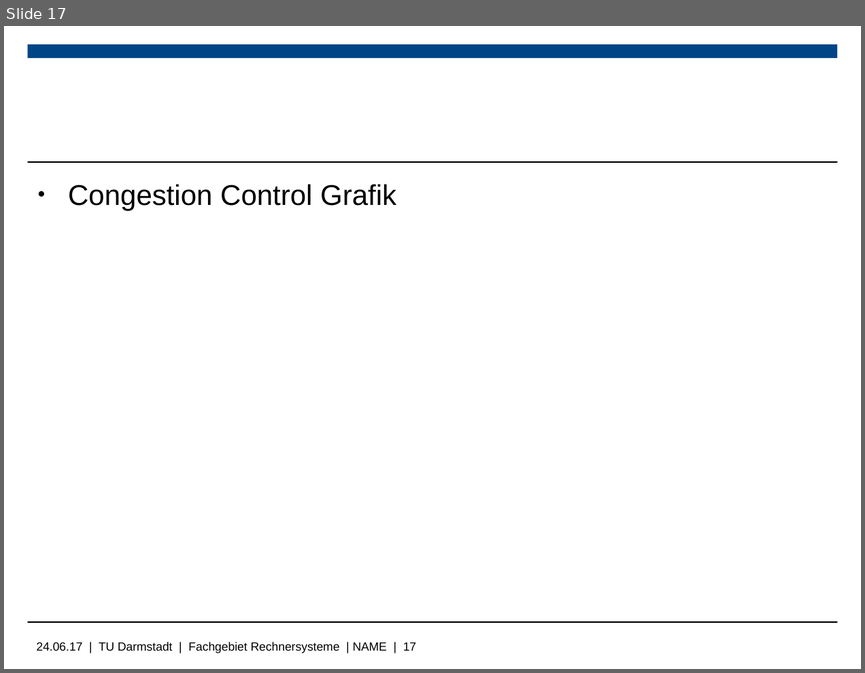
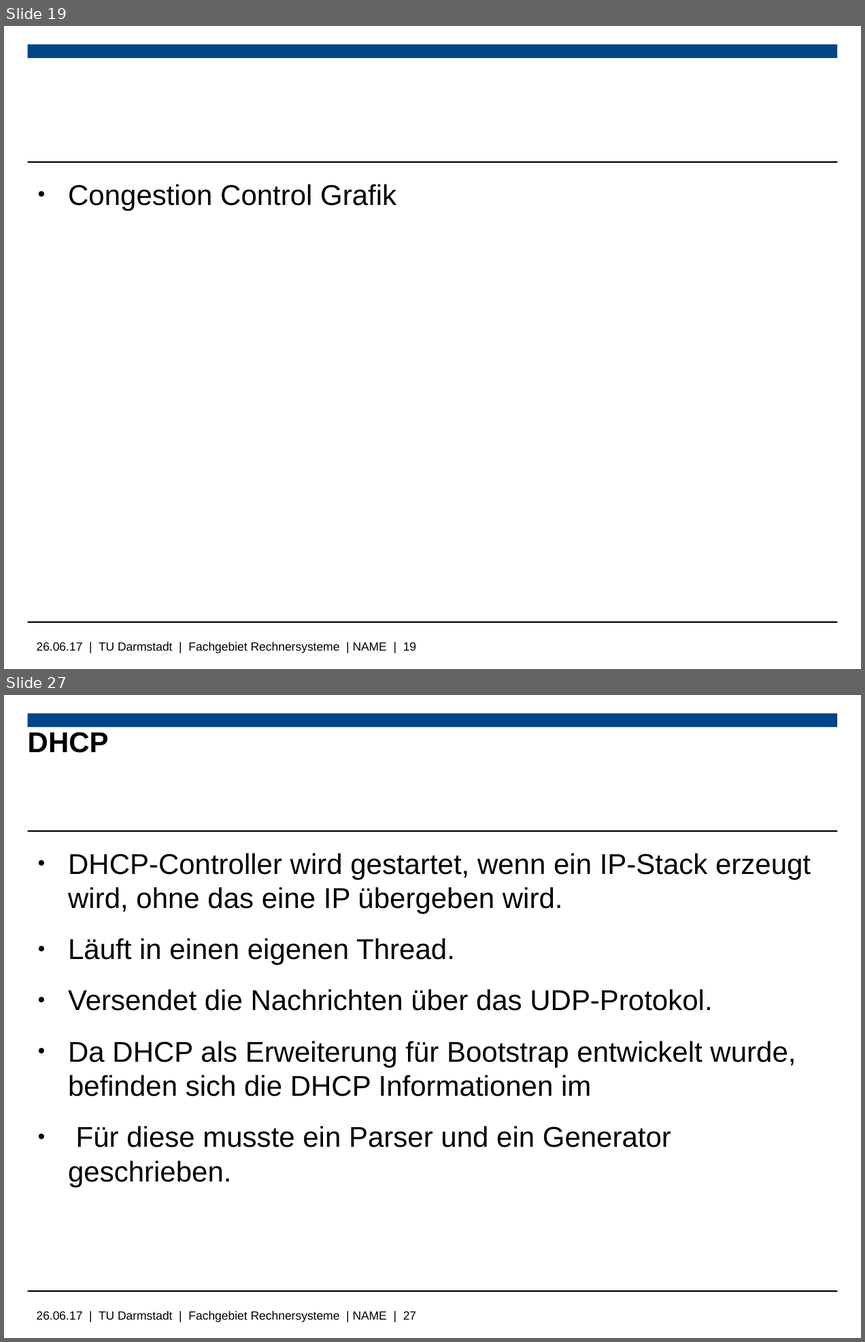
Before and after one commit to Wiero/Bachelorarbeit, a slide deck: Bachelorpräsenation.odp. Shown one above the other, each under a label of ours: slide 17 before the commit, slides 19 and 27 after it; the slides between them are not shown. The pictures are 865x673 and 865x1342 pixels, drawn with LibreOffice and Linux fonts; fonts in the diff are those of the drawing; background and template pictures are left out. Boxes give left, top, right and bottom in pixels: in the first picture for what was removed or moved away, otherwise in the second. Text is boxed around its words. In the diff, an @@ line names an element or a change of style, - is before the commit and + after.

```diff
--- a/Bachelorpräsenation.odp
+++ b/Bachelorpräsenation.odp
@@ slide 27 added at <box>4,695,861,1338</box>, background #FFFFFF; not listed: 4 template elements that a slide beside it also shows @@
@@ title added at <box>28,732,109,753</box>, 24 pt, text #000000, bold @@
+DHCP
@@ text added at <box>68,853,810,1187</box>, 24 pt, text #000000 @@
+● DHCP-Controller wird gestartet, wenn ein IP-Stack erzeugt wird, ohne das eine IP übergeben wird.
+● Läuft in einen eigenen Thread.
+● Versendet die Nachrichten über das UDP-Protokol.
+● Da DHCP als Erweiterung für Bootstrap entwickelt wurde, befinden sich die DHCP Informationen im
+● Für diese musste ein Parser und ein Generator geschrieben.
@@ what was slide 17 is now slide 19 @@
@@ text at <box>37,641,416,653</box>: text changed @@
-24.06.17 | TU Darmstadt | Fachgebiet Rechnersysteme | NAME | 17
+26.06.17 | TU Darmstadt | Fachgebiet Rechnersysteme | NAME | 19
```
Also in this commit, not shown: 5 slides changed, 12 other slides added, 3 slides removed, 12 other files.
